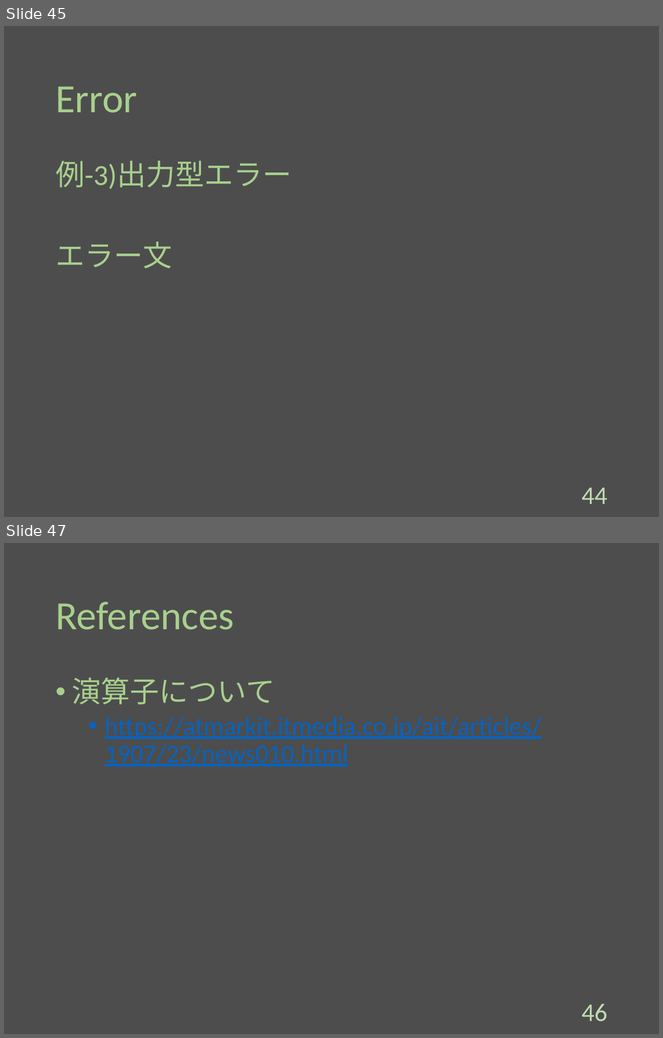
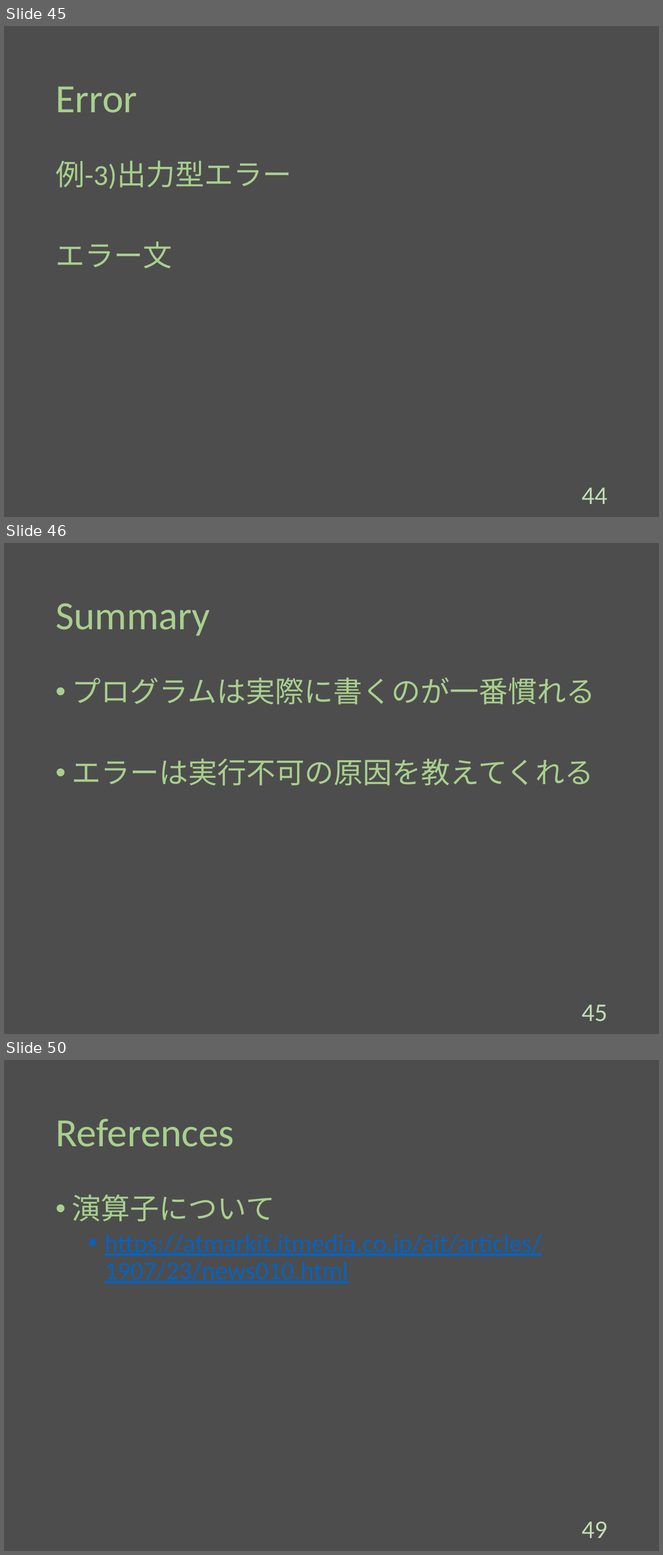
Before and after one commit to Melbeck777/program_seminar, a slide deck: ProgramSlide.pptx. Shown one above the other, each under a label of ours: slides 45 and 47 before the commit, slides 45, 46 and 50 after it; the slides between them are not shown. The pictures are 663x1038 and 663x1555 pixels, drawn with LibreOffice and Linux fonts; fonts in the diff are those of the drawing. Boxes give left, top, right and bottom in pixels: in the first picture for what was removed or moved away, otherwise in the second. Text is boxed around its words. In the diff, an @@ line names an element or a change of style, - is before the commit and + after.

Commit message:
[add]:Wrote the summary section.

```diff
--- a/ProgramSlide.pptx
+++ b/ProgramSlide.pptx
@@ slide 46 added at (4,543,659,1034), background #4D4D4D @@
@@ title added at (55,603,210,636), 44 pt, text #A8D08D @@
+Summary
@@ text added at (72,678,596,786), 32 pt, text #A8D08D @@
+• プログラムは実際に書くのが一番慣れる
+• エラーは実行不可の原因を教えてくれる
@@ page number added at (582,1005,608,1022), 28 pt, text #C3DDB3 @@
+45
@@ what was slide 47 is now slide 50 @@
@@ page number at (582,1522,608,1538): text changed @@
-46
+49
```
Also in this commit, not shown: 1 slide changed, 3 other slides added, 1 slide removed.
